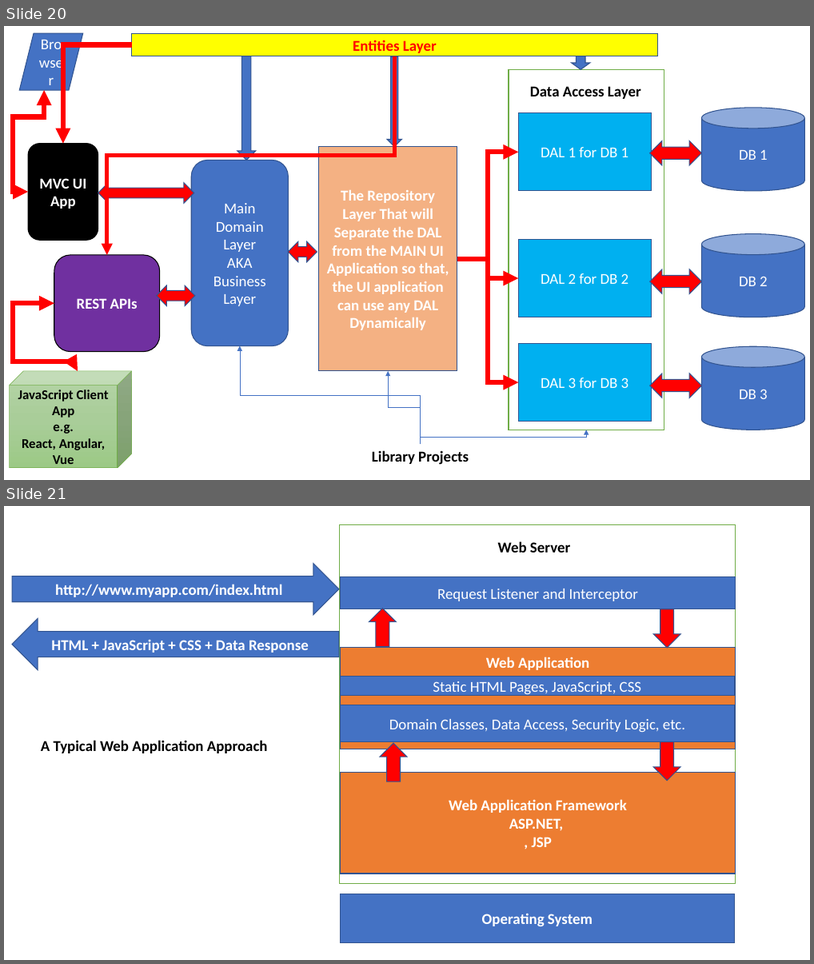
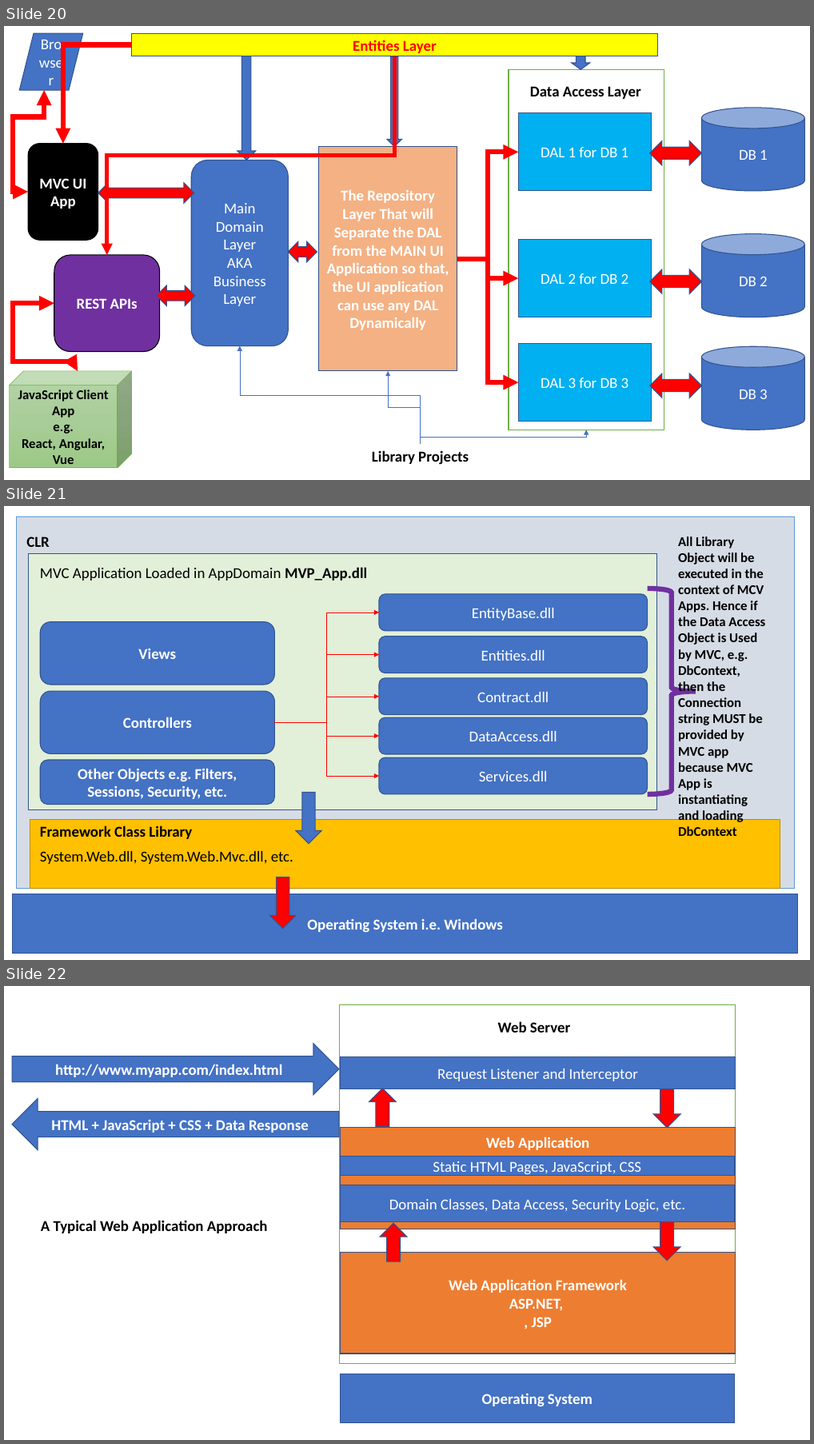
Before and after one commit to maheshsabnis/SimSept2002, a slide deck: Training_Images.pptx. Shown one above the other, each under a label of ours: slides 20 and 21 before the commit, slides 20, 21 and 22 after it. The pictures are 814x964 and 814x1444 pixels, drawn with LibreOffice and Linux fonts; fonts in the diff are those of the drawing. Boxes give left, top, right and bottom in pixels: in the first picture for what was removed or moved away, otherwise in the second. Text is boxed around its words. In the diff, an @@ line names an element or a change of style, - is before the commit and + after.

```diff
--- a/Training_Images.pptx
+++ b/Training_Images.pptx
@@ slide 21 added at bbox=[4, 506, 810, 960], background #FFFFFF @@
@@ rectangle added at bbox=[16, 516, 795, 888], fill #D6DCE5, outline #5B9BD5 0.5 pt @@
@@ text added at bbox=[26, 536, 50, 547], 18 pt, text #000000, bold @@
+CLR
@@ rectangle added at bbox=[29, 553, 658, 810], fill #E2F0D9, outline #325491 1 pt @@
@@ text added at bbox=[678, 536, 766, 836], 16 pt, text #000000, bold @@
+All Library Object will be executed in the context of MCV Apps. Hence if the Data Access Object is Used by MVC, e.g. DbContext, then the Connection string MUST be provided by MVC app because MVC App is instantiating and loading DbContext
@@ text added at bbox=[40, 567, 367, 580], 18 pt, text #000000 @@
+MVC Application Loaded in AppDomain MVP_App.dll
@@ rounded rectangle added at bbox=[379, 594, 648, 631], fill #4472C4, outline #325491 1 pt, 18 pt, text #FFFFFF @@
+EntityBase.dll
@@ right brace added at bbox=[648, 588, 696, 794], outline #7030A0 6 pt @@
@@ rounded rectangle added at bbox=[40, 621, 275, 684], fill #4472C4, outline #325491 1 pt, 18 pt, text #FFFFFF, bold @@
+Views
@@ elbow arrow added from (275, 722) to (379, 612), #FF0000 0.5 pt @@
@@ rounded rectangle added at bbox=[379, 636, 648, 673], fill #4472C4, outline #325491 1 pt, 18 pt, text #FFFFFF @@
+Entities.dll
@@ elbow arrow added from (275, 722) to (379, 655), #FF0000 0.5 pt @@
@@ rounded rectangle added at bbox=[40, 691, 275, 754], fill #4472C4, outline #325491 1 pt, 18 pt, text #FFFFFF, bold @@
+Controllers
@@ elbow arrow added from (275, 722) to (379, 696), #FF0000 0.5 pt @@
@@ rounded rectangle added at bbox=[379, 678, 648, 715], fill #4472C4, outline #325491 1 pt, 18 pt, text #FFFFFF @@
+Contract.dll
@@ rounded rectangle added at bbox=[379, 717, 648, 754], fill #4472C4, outline #325491 1 pt, 18 pt, text #FFFFFF @@
+DataAccess.dll
@@ elbow arrow added from (275, 722) to (379, 736), #FF0000 0.5 pt @@
@@ elbow arrow added from (275, 722) to (379, 776), #FF0000 0.5 pt @@
@@ rounded rectangle added at bbox=[40, 760, 275, 804], fill #4472C4, outline #325491 1 pt, 18 pt, text #FFFFFF, bold @@
+Other Objects e.g. Filters, Sessions, Security, etc.
@@ rounded rectangle added at bbox=[379, 758, 648, 795], fill #4472C4, outline #325491 1 pt, 18 pt, text #FFFFFF @@
+Services.dll
@@ down arrow added at bbox=[296, 792, 322, 844], fill #4472C4, outline #325491 1 pt @@
@@ rectangle added at bbox=[30, 819, 781, 888], fill #FFC000, outline #BD8E00 1 pt @@
@@ text added at bbox=[40, 825, 192, 839], 18 pt, text #000000, bold @@
+Framework Class Library
@@ text added at bbox=[40, 851, 294, 864], 18 pt, text #000000 @@
+System.Web.dll, System.Web.Mvc.dll, etc.
@@ down arrow added at bbox=[270, 877, 296, 928], fill #FF0000, outline #325491 1 pt @@
@@ rectangle added at bbox=[13, 894, 798, 953], fill #4472C4, outline #325491 1 pt, 18 pt, text #FFFFFF, bold @@
+Operating System i.e. Windows
@@ what was slide 21 is now slide 22 @@
```
Also in this commit, not shown: 2 other slides added, 12 other files.
